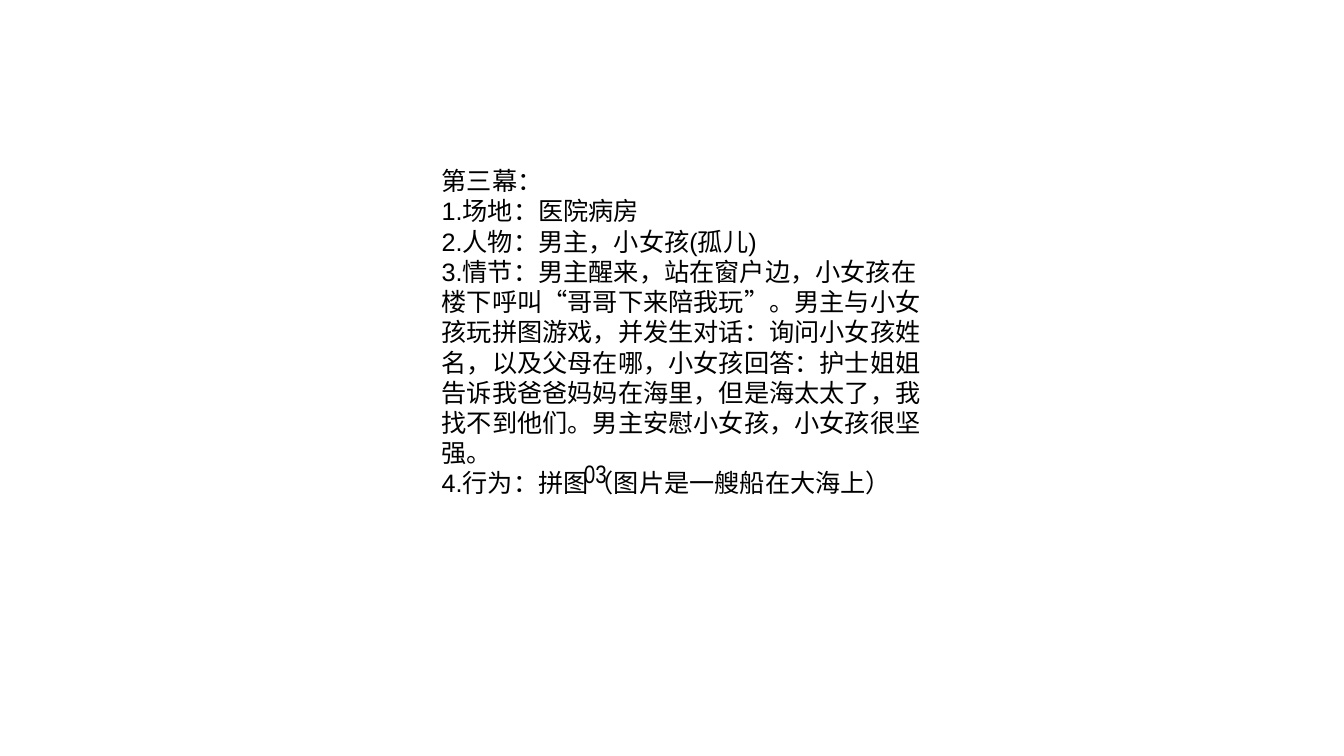
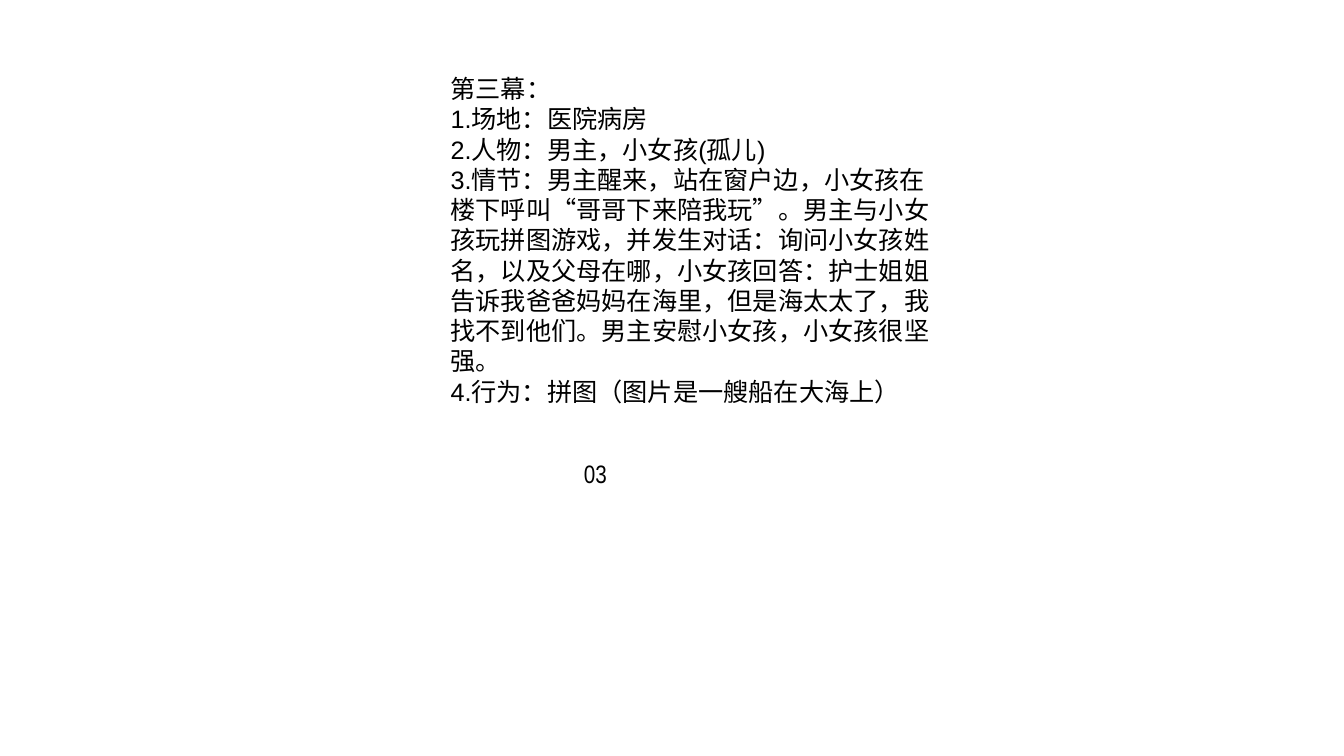
Before and after one commit to ThreePeopleGame/Death, a slide deck: slide 5 of Share/每周命题游戏设计/葛美玲/归途.pptx. Drawn at 1344x756 pixels with LibreOffice and Linux fonts; fonts in the diff are those of the drawing; background and template pictures are left out. Boxes give left, top, right and bottom in pixels: in the first picture for what was removed or moved away, otherwise in the second. Text is boxed around its words. In the diff, an @@ line names an element or a change of style, - is before the commit and + after.

```diff
--- a/Share/每周命题游戏设计/葛美玲/归途.pptx
+++ b/Share/每周命题游戏设计/葛美玲/归途.pptx
@@ text "第三幕：": place and size @@
-text "第三幕：" at [442,168,921,495]
+text "第三幕：" at [451,76,930,404]
```
Also in this commit, not shown: 1 other file.
